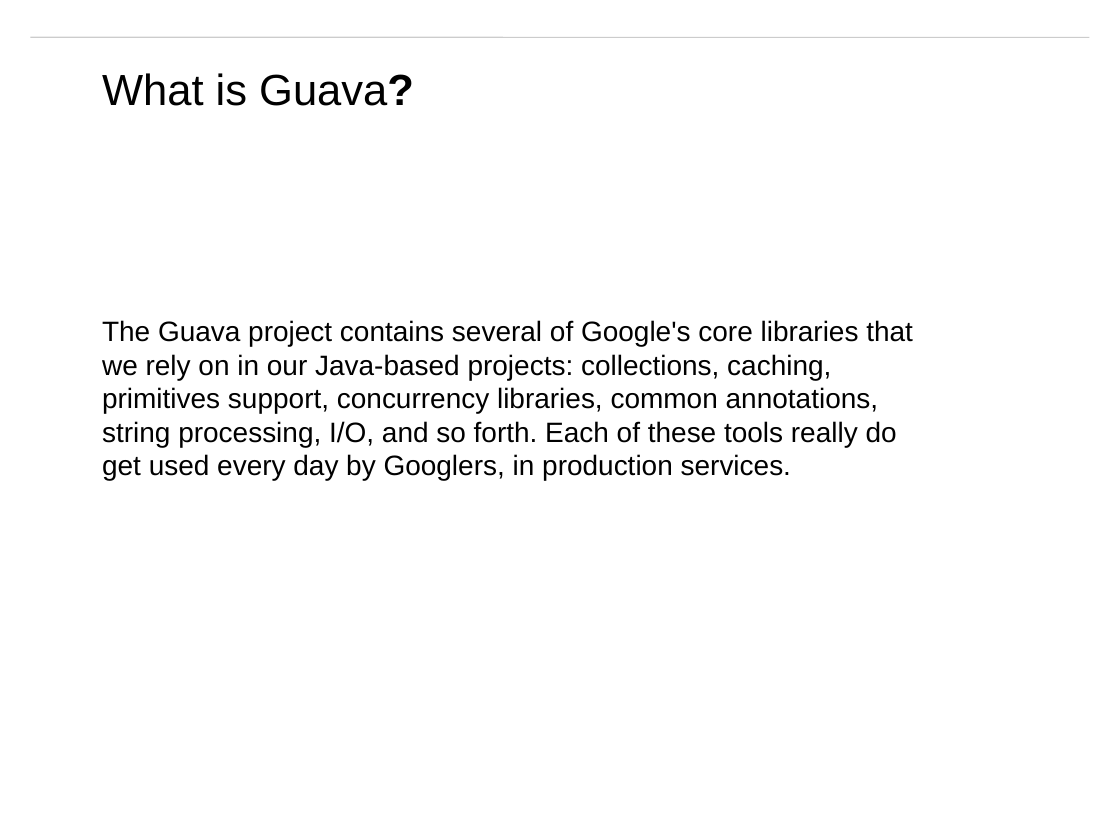
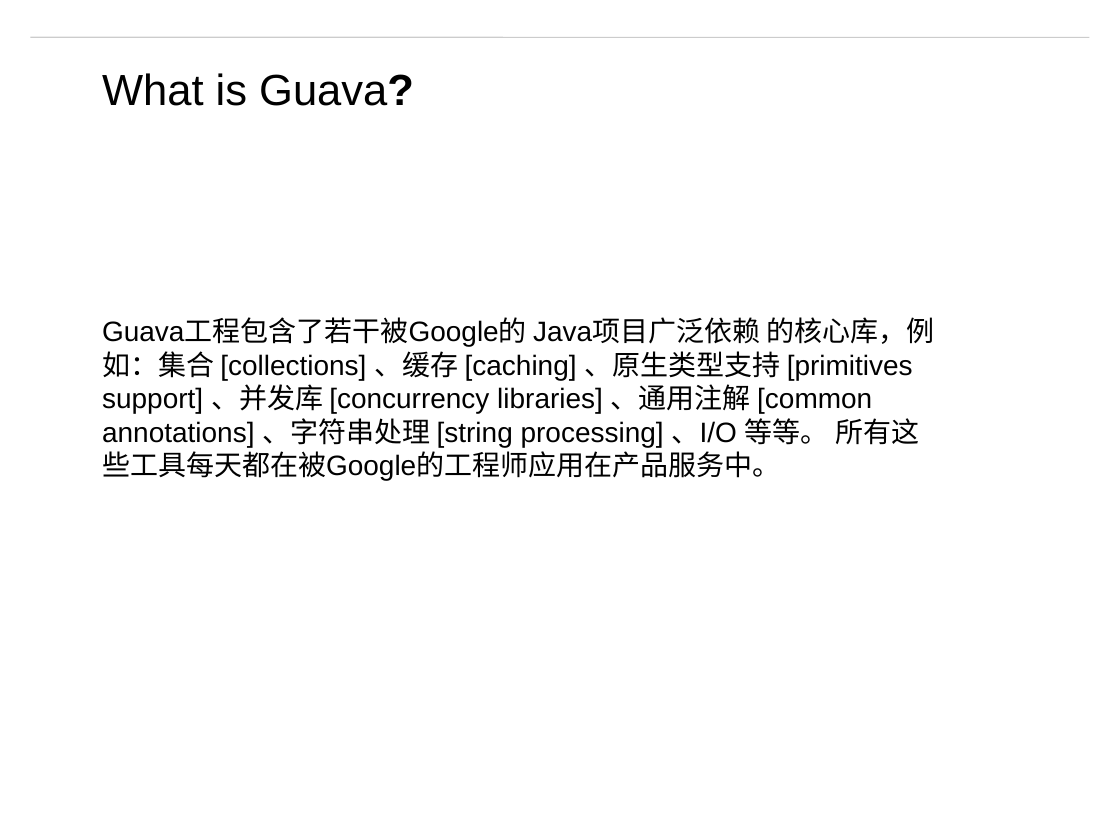
Before and after one commit to matt19870107/Guava, a slide deck: slide 3 of Guava.pptm. Drawn at 1120x840 pixels with LibreOffice and Linux fonts; fonts in the diff are those of the drawing; background and template pictures are left out. Boxes give left, top, right and bottom in pixels: in the first picture for what was removed or moved away, otherwise in the second. Text is boxed around its words. In the diff, an @@ line names an element or a change of style, - is before the commit and + after.

```diff
--- a/Guava.pptm
+++ b/Guava.pptm
@@ text at bbox=[102, 317, 935, 481]: text changed @@
-The Guava project contains several of Google's core libraries that we rely on in our Java-based projects: collections, caching, primitives support, concurrency libraries, common annotations, string processing, I/O, and so forth. Each of these tools really do get used every day by Googlers, in production services.
+Guava工程包含了若干被Google的 Java项目广泛依赖 的核心库，例如：集合 [collections] 、缓存 [caching] 、原生类型支持 [primitives support] 、并发库 [concurrency libraries] 、通用注解 [common annotations] 、字符串处理 [string processing] 、I/O 等等。 所有这些工具每天都在被Google的工程师应用在产品服务中。
```
Also in this commit, not shown: 1 other slide changed.
